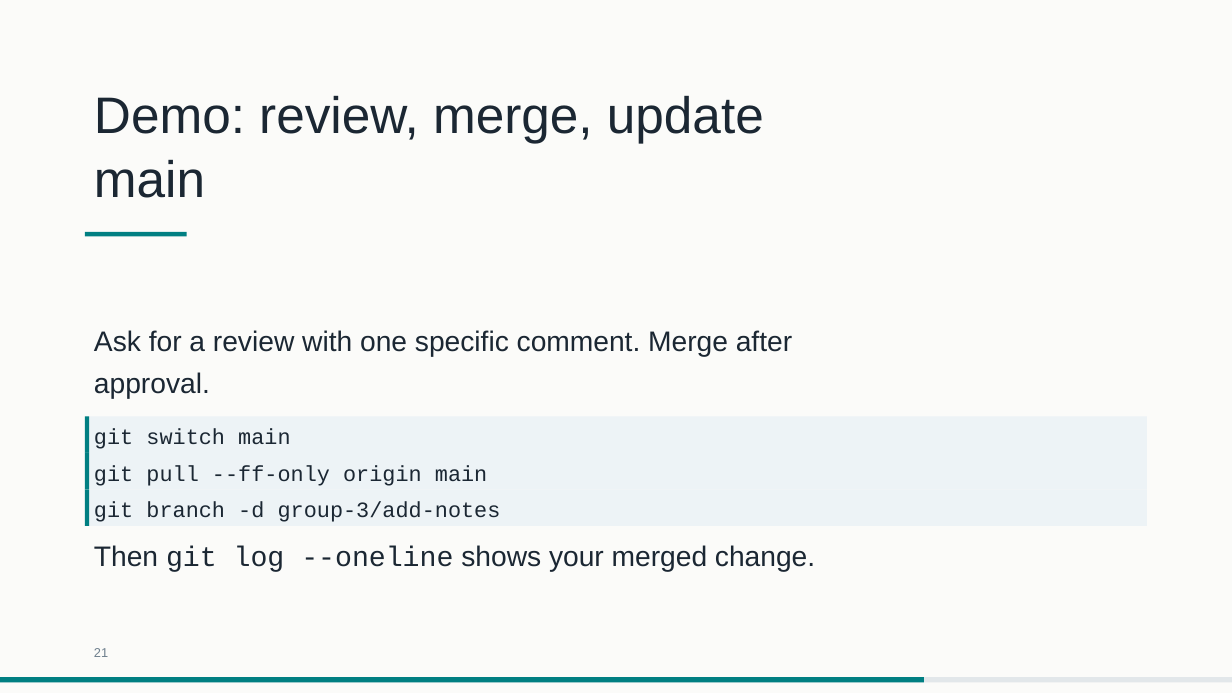
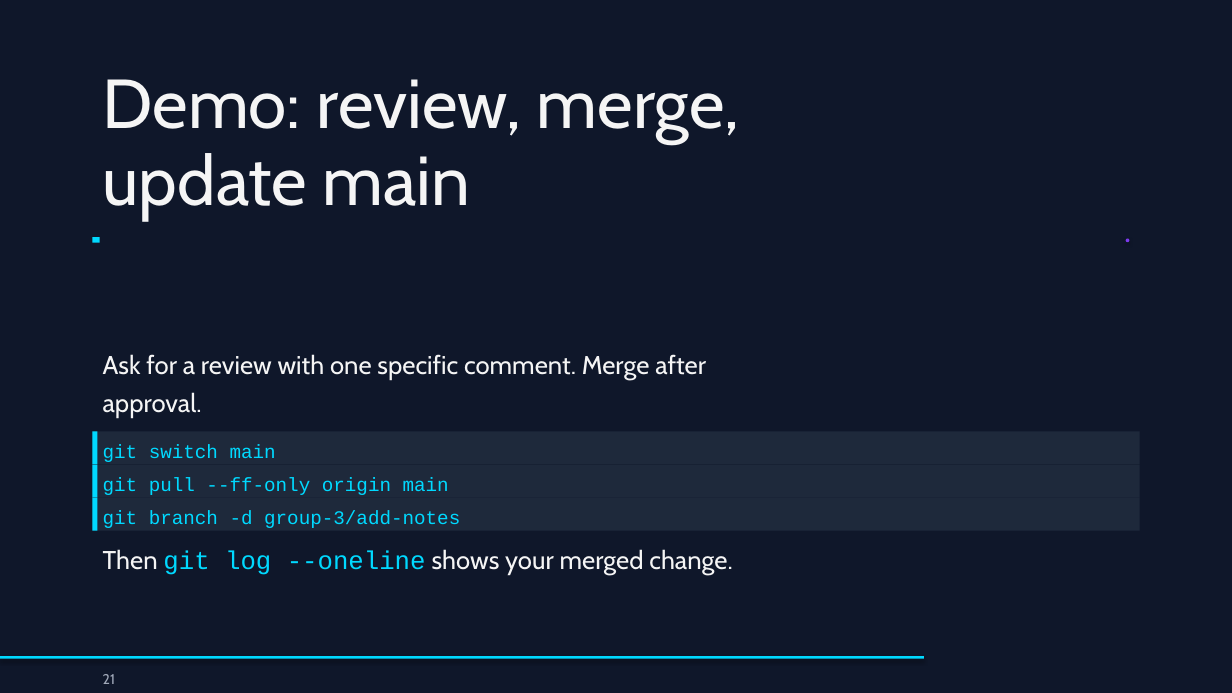
Before and after one commit to drweihungpan-lab/3R-teaching, a slide deck: slide 21 of materials/slides/session-1.pptx. Drawn at 1232x693 pixels with LibreOffice and Linux fonts; fonts in the diff are those of the drawing. Boxes give left, top, right and bottom in pixels: in the first picture for what was removed or moved away, otherwise in the second. Text is boxed around its words. In the diff, an @@ line names an element or a change of style, - is before the commit and + after.

```diff
--- a/materials/slides/session-1.pptx
+++ b/materials/slides/session-1.pptx
@@ background #FBFBF9 to #0F172A @@
@@ text "Demo: review, merge, update main": place and size @@
-text "Demo: review, merge, update main" at (94,95,764,198)
+text "Demo: review, merge, update main" at (103,79,740,220)
@@ text "Demo: review, merge, update main" at (103,79,740,220): size 40 to 54 pt, font Arial to Cabin, text colour #1B2733 to #F5F5F5; line spacing 50pt to 60pt @@
@@ fill #007F82 to #00D9FF in 4 elements at (92,498,98,531), (92,465,98,498), (92,432,98,465), (92,238,100,243) @@
@@ rectangle: place and size @@
-rectangle at (85,232,187,237)
+rectangle at (92,238,100,243)
@@ ellipse added at (1126,238,1129,242), fill #7C3AED @@
@@ text "Ask for a review with ...": place and size @@
-text "Ask for a review with ..." at (94,330,792,399)
+text "Ask for a review with ..." at (103,354,706,418)
@@ text "Ask for a review with ..." at (103,354,706,418): size 22 to 20 pt, font Arial to Cabin, text colour #1B2733 to #F5F5F5; line spacing 33pt to 30pt @@
@@ rectangle "git switch main" at (92,432,1140,465): size 17 to 15 pt, text colour #1B2733 to #00D9FF; line spacing 22.4pt to 19.8pt; fill #EDF3F6 to #1E293B @@
@@ rectangle "git switch main": place and size @@
-rectangle "git switch main" at (85,417,1147,454)
+rectangle "git switch main" at (92,432,1140,465)
@@ rectangle: place and size @@
-rectangle at (85,417,89,454)
+rectangle at (92,432,98,465)
@@ text "git pull --ff-only origin main": place and size @@
-text "git pull --ff-only origin main" at (94,465,487,486)
+text "git pull --ff-only origin main" at (103,477,449,495)
@@ text "git pull --ff-only origin main" at (103,477,449,495): size 17 to 15 pt, text colour #1B2733 to #00D9FF; line spacing 22.4pt to 19.8pt @@
@@ rectangle: place and size @@
-rectangle at (85,453,89,490)
+rectangle at (92,465,98,498)
@@ rectangle "git branch -d group-3/add-notes": place and size @@
-rectangle "git branch -d group-3/add-notes" at (85,490,1147,527)
+rectangle "git branch -d group-3/add-notes" at (92,498,1140,531)
@@ rectangle "git branch -d group-3/add-notes" at (92,498,1140,531): size 17 to 15 pt, text colour #1B2733 to #00D9FF; line spacing 22.4pt to 19.8pt; fill #EDF3F6 to #1E293B @@
@@ rectangle: place and size @@
-rectangle at (85,490,89,527)
+rectangle at (92,498,98,531)
@@ text "Then git log --oneline shows ...": place and size @@
-text "Then git log --oneline shows ..." at (94,545,815,572)
+text "Then git log --oneline shows ..." at (103,549,732,575)
@@ text "Then git log --oneline shows ..." at (103,549,732,575): size 22 to 20 pt; font Arial to Cabin, text colour #1B2733 to #F5F5F5 in "Then shows your merged change."; text colour #1B2733 to #00D9FF in "git log --oneline"; line spacing 33pt to 30pt @@
@@ rectangle: place and size @@
-rectangle at (0,677,924,683)
+rectangle at (0,656,924,659)
@@ rectangle at (0,656,924,659): fill #007F82 to #00D9FF; shadow on @@
@@ rectangle removed at (0,677,1232,683) @@
@@ text "21": place and size @@
-text "21" at (94,648,108,657)
+text "21" at (103,674,115,684)
@@ text "21" at (103,674,115,684): size 10 to 11 pt, font Arial to Cabin, text colour #6E7F8D to #A0A8B8; line spacing 13.2pt to 14.5pt @@
```
Also in this commit, not shown: 27 other slides changed, 2 other files.
